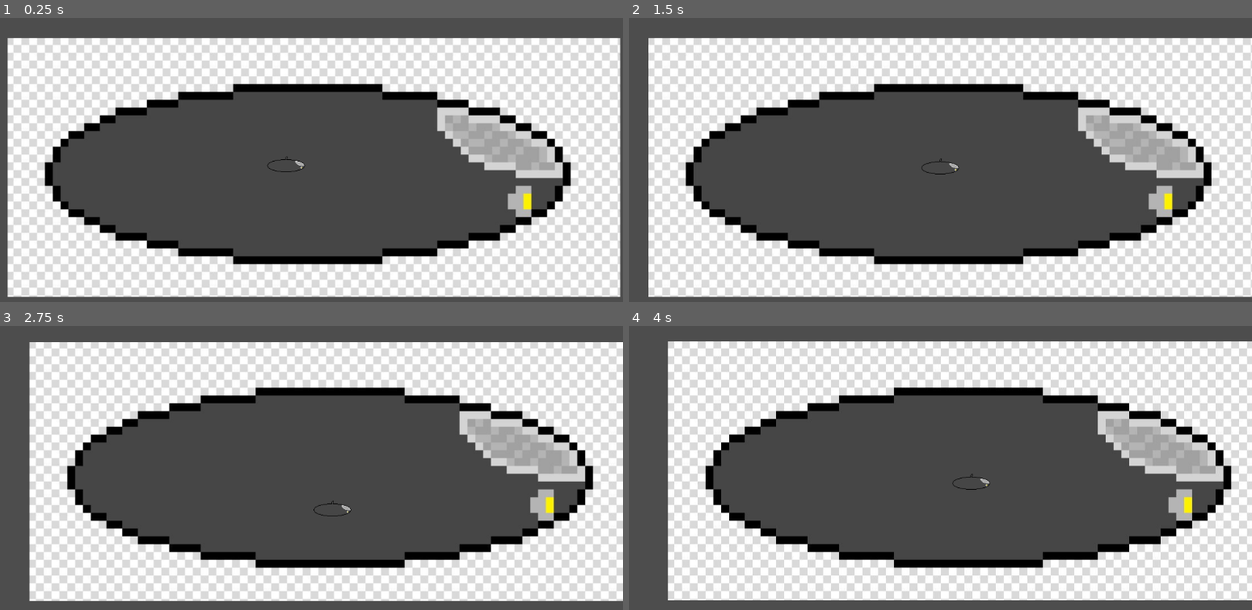
Above: before the commit, frames 1-4 (two rows, left to right).
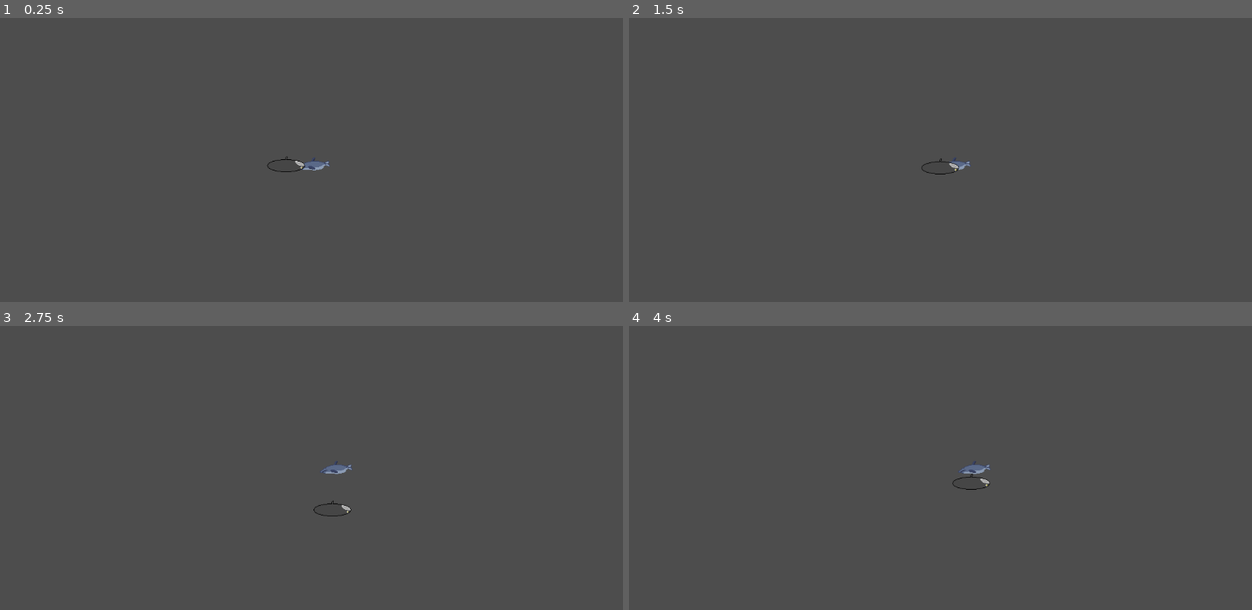
Above: after the commit, the same moments.

Repository: Sub-game-team/Subgame
Game: Godot game, scene res://main.tscn
The game is run twice, just before and just after one commit, with the same random seed, the same clock (stepped at 60 frames per second) and the same inputs.
Inputs:
- Up to frame 1 (0.25 s): no input
- Up to frame 2 (1.5 s): hold Right (right) 0.53-1.28 s; hold Down (down) from 1.28 s (still down)
- Up to frame 3 (2.75 s): release Down (down) at 2.03 s; hold Right (right) from 2.03 s (still down)
- Up to frame 4 (4 s): release Right (right) at 2.78 s; hold Up (up) 2.78-3.53 s; hold Left (left) from 3.53 s (still down)

The runs differ from the first frame. In frame 1, 56% of the frame differs, in the area x 1-100%, y 6-99%; in frame 2, 55%; in frame 3, 53%; in frame 4, 52%.

Commit message:
Added a texture

Diff:
--- a/main.gd
+++ b/main.gd
@@ -7,8 +7,8 @@
 	var mob = mob_scene.instantiate()
 	var direction = 0
 	mob.rotation = direction
-	mob.position = Vector2(0,0)
-	var velocity = Vector2(randf_range(15.0, 25.0), 0.0)
+	mob.position = Vector2(0,0) # just temporary
+	var velocity = Vector2(randf_range(15.0, 25.0), 0.0) # wil be removed
 	mob.linear_velocity = velocity.rotated(direction)
 
 	add_child(mob)
--- a/mob.gd
+++ b/mob.gd
@@ -8,6 +8,7 @@
 func _process(delta):
 	pass
 	# go in the direction of player
+	# look at direction
 	# damage
 	# retreat a bit
 
--- a/mob_scene.tscn
+++ b/mob_scene.tscn
@@ -1,7 +1,7 @@
 [gd_scene load_steps=4 format=3 uid="uid://b2vonva0p6djd"]
 
 [ext_resource type="Script" path="res://mob.gd" id="1_o3kvi"]
-[ext_resource type="Texture2D" uid="uid://c8uoem76wr3gy" path="res://signal-2023-11-23-151009_002.jpeg" id="2_n045m"]
+[ext_resource type="Texture2D" uid="uid://df6asf71gxp7g" path="res://enemy_normal.png" id="2_00tpv"]
 
 [sub_resource type="RectangleShape2D" id="RectangleShape2D_3feta"]
 
@@ -19,6 +19,6 @@
 
 [node name="Sprite2D" type="Sprite2D" parent="."]
 z_index = 1
-texture = ExtResource("2_n045m")
+texture = ExtResource("2_00tpv")
 
 [node name="VisibleOnScreenNotifier2D" type="VisibleOnScreenNotifier2D" parent="."]
Binary file added: enemy_normal.png
Not shown, added: enemy_normal.png.import
